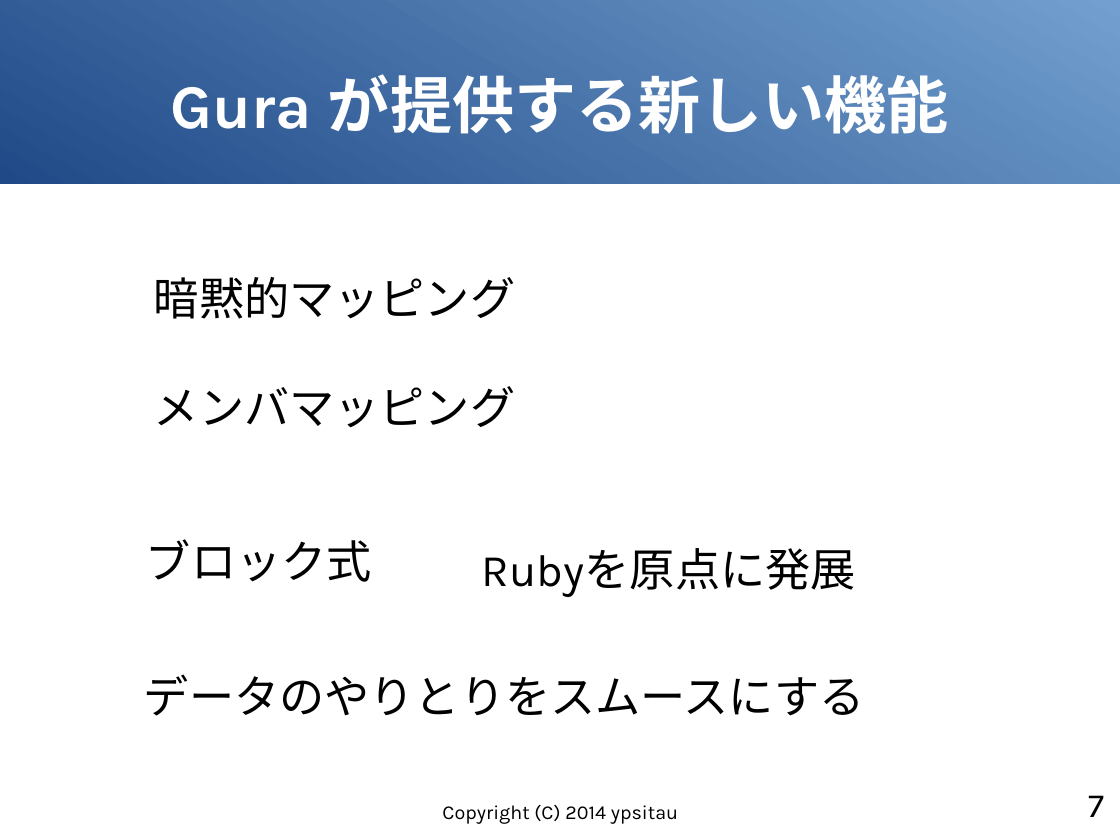
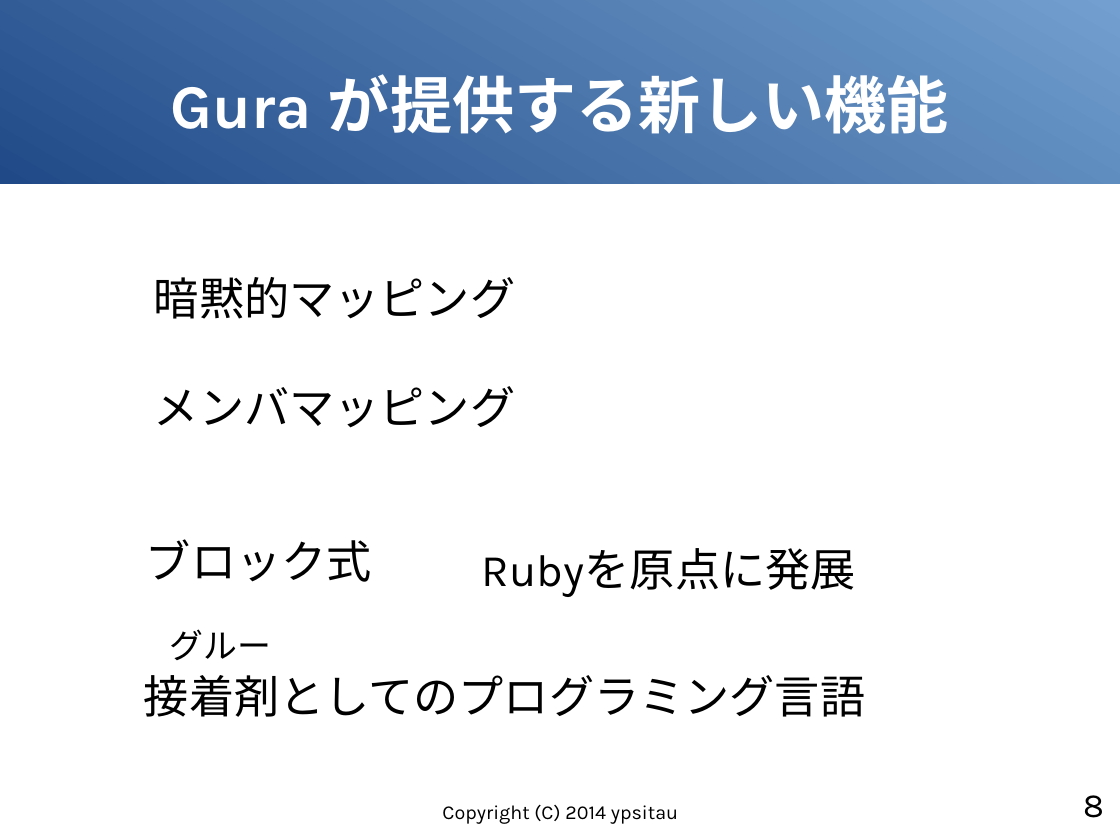
Before and after one commit to gura-lang/gura-doc, a slide deck: slide 8 of presentation/gura-introduction.odp (slide 7 before the commit). Drawn at 1120x840 pixels with LibreOffice and Linux fonts; fonts in the diff are those of the drawing. Boxes give left, top, right and bottom in pixels: in the first picture for what was removed or moved away, otherwise in the second. Text is boxed around its words. In the diff, an @@ line names an element or a change of style, - is before the commit and + after.

```diff
--- a/presentation/gura-introduction.odp
+++ b/presentation/gura-introduction.odp
@@ text added at [170, 629, 272, 660], 24 pt, text #000000 @@
+グルー
@@ text at [144, 675, 865, 717]: text changed @@
-データのやりとりをスムースにする
+接着剤としてのプログラミング言語
@@ page number at [1083, 795, 1104, 818]: text changed @@
-7
+8
```
Also in this commit, not shown: 1 other slide changed, 1 slide added.
